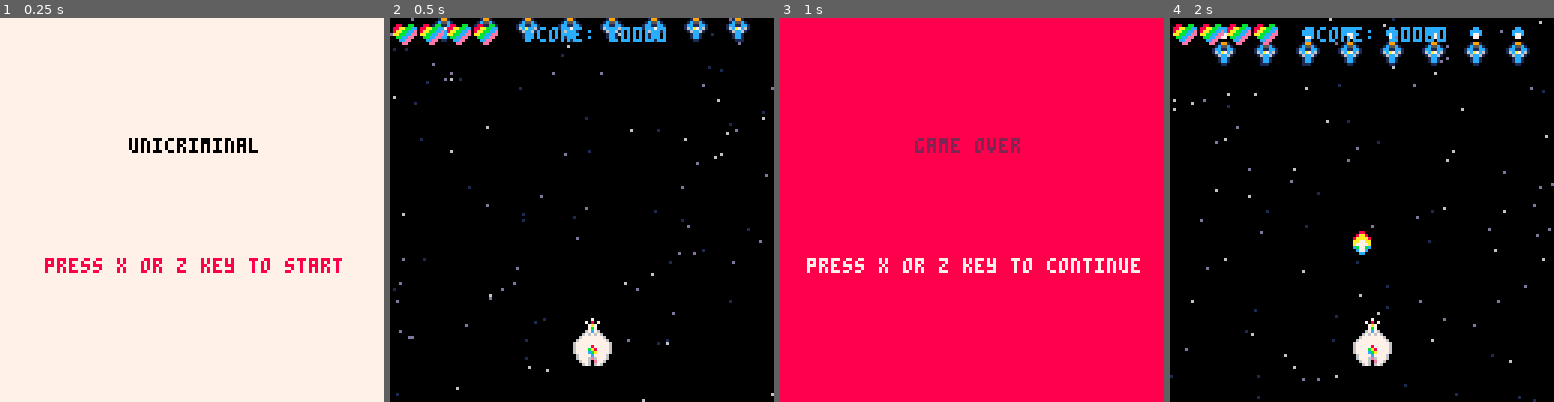
Above: before the commit, frames 1-4 (left to right).
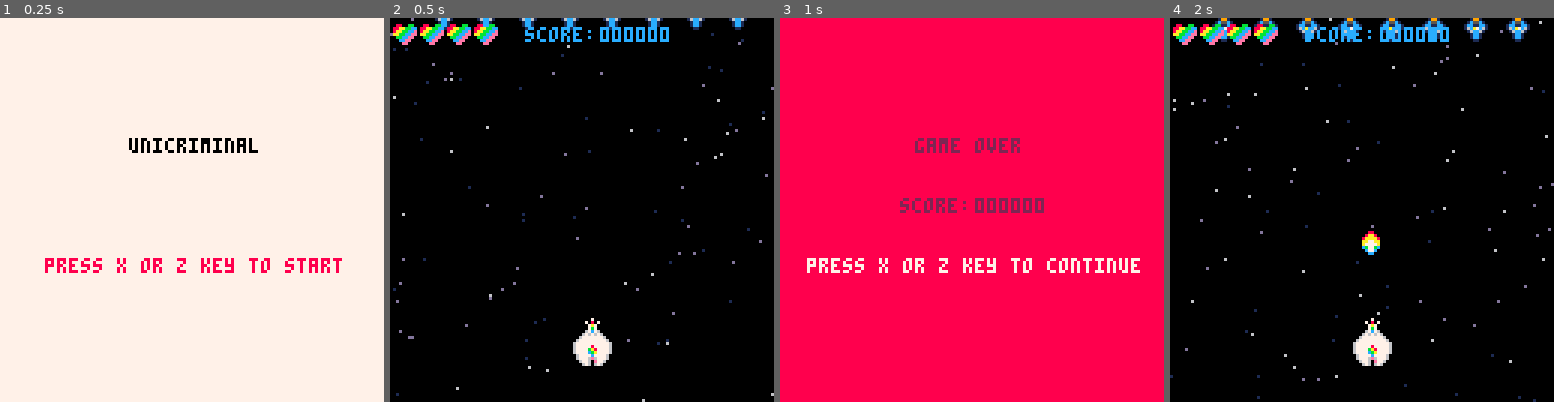
Above: after the commit, the same moments.

Repository: cnakpil/unicriminal
Game: PICO-8 cartridge unicriminal.p8
The game is run twice, just before and just after one commit, with the same random seed, the same clock (stepped at 60 frames per second) and the same inputs.
Inputs:
- Up to frame 1 (0.25 s): no input
- Up to frame 2 (0.5 s): tap X (X key) at 0.33 s
- Up to frame 3 (1 s): tap O (Z key) at 0.7 s
- Up to frame 4 (2 s): tap X (X key) at 1.07, 1.85 s; hold Right from 1.6 s (still down); tap O (Z key) at 1.7 s

Frame 1 is identical in both runs. In frame 2, 1.9% of the frame differs, in the area x 10-94%, y 0-7%; in frame 3, 0.7%; in frame 4, 4.1%, in the area x 10-94%, y 0-62%.

Commit message:
latest build

Diff:
--- a/unicriminal.p8
+++ b/unicriminal.p8
@@ -4,9 +4,10 @@
 ------------- init -------------
 
 anims={
-	default={fr=5,128,130},
-	left={fr=5,132,134},
-	right={fr=5,136,138}
+ default={fr=5,128,130},
+ left={fr=5,132,134},
+ right={fr=5,136,138},
+ fright={fr=5,164,162}
 }
 
 timer=0
@@ -17,6 +18,7 @@
 	-- clear screen
 	cls(0)
 
+	music(5,10,1)
 	mode="start"
 	blink_count=0
 end
@@ -25,31 +27,36 @@
 	blink_count+=1
 
 	if mode=="game" then
-		update_game()
-	elseif mode=="start" then
-		update_start()
-	elseif mode=="over" then
-		update_over()
-	end
+ 	update_game()
+ elseif mode=="start" then
+  update_start()
+ elseif mode=="over" then
+ 	update_over()
+ end
 end
 
 function _draw()
-	if mode=="game" then
-		draw_game()
-	elseif mode=="start" then
-		draw_start()
-	elseif mode=="over" then
-    draw_over()
-	end
+ if mode=="game" then
+ 	draw_game()
+ elseif mode=="start" then
+ 	draw_start()
+ elseif mode=="over" then
+  draw_over()
+ end
 end
 
 function start_game()
 	-- basic variables
 	mode="game"
 	muzzle=0
-	score=10000
+	score1=0
+	score2=0
 	total_lives=4
 	cur_lives=4
+	danger_level = 0 //between 0 and 100
+	level = 0
+	enemyrows = 1
+	spawn_enemy_timer=200
 
 	-- unicorn object
 	uni={}
@@ -61,6 +68,7 @@
 	uni.ghost=false
 	uni.colw=16
 	uni.colh=16
+	uni.dir = "forward"
 
 	-- star object array
 	stars={}
@@ -76,28 +84,22 @@
 	-- bullet object array
 	bullets={}
 
+	-- enemy bullet object array
+	ebullets={}
+
 	-- enemy object array
-	enemies={}
-	for i=0,7 do
-		local new_enemy={}
-		new_enemy.x=14+(i*14)
-		new_enemy.y=-8
-		new_enemy.spr=18
-		new_enemy.fspr=21
-		new_enemy.ghost=false
-		new_enemy.colw=8
-		new_enemy.colh=8
-		new_enemy.hp=1
-		add(enemies,new_enemy)
-	end
+ enemies={}
+ spawn_enemies()
 
 	-- unicorn fart array
 	farts={}
-end
-
+
+end
+-->8
 ------------ update ------------
 
 function update_game()
+
 	-- reset unicorn state
 	uni_reset()
 
@@ -119,6 +121,19 @@
 	-- enemy animations
 	espawn_anim()
 	enemy_anim()
+	if pause_timer <= 80 then
+		pause_timer += 1
+	end
+
+	if spawn_enemy_timer <= 0 then
+		update_difficulty()
+		spawn_enemies()
+		spawn_enemy_timer = 140
+	else
+		spawn_enemy_timer -= 1
+	end
+
+	ebullet_anim()
 
 	-- animate enemy flames
 	flame_anim(enemies,21,24)
@@ -129,14 +144,21 @@
 	-- collisions
 	shoot_enemy()
 	uni_crash()
+	shoot_unicorn()
 
 	-- animate stars
 	animate_stars()
+
+	-- clean up off screen enemies
+	clean()
+
 end
 
 function update_start()
 	if btnp(5) or btnp(4) then
 		start_game()
+		music(0,10,1)
+		pause_timer = 0
 	end
 end
 
@@ -145,36 +167,54 @@
 		mode="start"
 	end
 end
-
+-->8
 ------- update functions -------
 
 function uni_reset()
-	uni.spdx=0
+ uni.spdx=0
 	uni.spdy=0
 	reset_anim()
 end
 
 function uni_move()
-	uni.x+=uni.spdx
+ uni.x+=uni.spdx
 	uni.y+=uni.spdy
 end
 
 function unifart_anim()
-	--TODO
+
+end
+
+function ebullet_anim()
+ for i=#ebullets,1,-1 do
+		--move
+	 local cur_bullet=ebullets[i]
+	 cur_bullet.y-=cur_bullet.spd
+
+	 if cur_bullet.y>128 then
+	 	del(ebullets,cur_bullet)
+	 end
+
+	 --animate
+	 cur_bullet.spr+=1
+		if cur_bullet.spr>72 then
+			cur_bullet.spr=71
+		end
+	end
 end
 
 function bullet_anim()
-	for i=#bullets,1,-1 do
-	--move
-	local cur_bullet=bullets[i]
-	cur_bullet.y-=cur_bullet.spd
-
-	if cur_bullet.y<-8 then
-		del(bullets,cur_bullet)
-	end
-
-	--animate
-	cur_bullet.spr+=1
+ for i=#bullets,1,-1 do
+		--move
+	 local cur_bullet=bullets[i]
+	 cur_bullet.y-=cur_bullet.spd
+
+	 if cur_bullet.y<-8 then
+	 	del(bullets,cur_bullet)
+	 end
+
+	 --animate
+	 cur_bullet.spr+=1
 		if cur_bullet.spr>68 then
 			cur_bullet.spr=66
 		end
@@ -182,67 +222,69 @@
 end
 
 function muzzle_flash()
-	if muzzle>0 then
+ if muzzle>0 then
 		muzzle-=1
 	end
 end
 
 function flame_anim(array,start,limit)
-	for i=#array,1,-1 do
+ for i=#array,1,-1 do
 		cur_obj=array[i]
 		cur_obj.fspr+=1
-		if cur_obj.fspr>limit then
-			cur_obj.fspr=start
-		end
+			if cur_obj.fspr>limit then
+				cur_obj.fspr=start
+			end
 	end
 end
 
 function enemy_anim()
-	for cur_enemy in all(enemies) do
-		-- TODO
-		-- move enemy ship left and right
-		-- change sprite based on motion
+ for cur_enemy in all(enemies) do
+	 -- move enemy ship left and right
+	 -- change sprite based on motion
 	end
 end
 
 function espawn_anim()
-	for enemy in all(enemies) do
-		if enemy.y<20 then
-			enemy.y+=2
-		end
-		if enemy.y>=20 then
-			enemy.y+=1
-		end
-	end
-end
-
+ for enemy in all(enemies) do
+	 if pause_timer <= 80 then
+		  if enemy.y<=20+enemy.wave*15  then
+		   enemy.y+=1
+		  end
+		else
+			enemy.y += 1
+	 end
+ end
+end
+-->8
 ----------- controls -----------
 
 function controls()
 	if btnp(0) then
-		sidestep("left",-4)
+	 sidestep("left",-4)
 	end
 	if btnp(1) then
 		sidestep("right",4)
 	end
 	if btnp(5) then
-		load_bullet()
+	 load_bullet()
 		sfx(0)
 		muzzle=4
 	end
 	if btnp(4) then
 		mode="over"
+		music(5,5,1)
 	end
 end
 
 function sidestep(dir,spd)
-	uni.spdx=spd
-	if uni.animindex>2 then
-		uni.animindex=1
-	end
-	uni.spr=anims[dir][uni.animindex]
-	uni.animindex+=1
-	timer=6
+		uni.spdx=spd
+ 	if uni.animindex>2 then
+	 	uni.animindex=1
+	 end
+	 uni.spr=anims[dir][uni.animindex]
+	 uni.animindex+=1
+	 timer=6
+	 uni.dir = dir
 end
 
 function reset_anim()
@@ -251,9 +293,10 @@
 		timer-=1
 	end
 	if timer==0 then
+		uni.dir = "foreward"
 		uniframe+=1
 		if uni.animindex>2 then
-	 		uni.animindex=1
+	 	uni.animindex=1
 		end
 		if uniframe%3==0 then
 			uni.spr=anims["default"][uni.animindex]
@@ -262,10 +305,36 @@
 	end
 end
 
+function load_ebullet(enemy)
+ local new_bullet={}
+
+	new_bullet.x=enemy.x
+	new_bullet.y=enemy.y
+
+	new_bullet.spd=-3
+	new_bullet.spr=71
+	new_bullet.colw=8
+	new_bullet.colh=8
+	new_bullet.dmg=1
+	new_bullet.sy=4
+	add(ebullets,new_bullet)
+end
+
 function load_bullet()
-	local new_bullet={}
-	new_bullet.x=uni.x
-	new_bullet.y=uni.y-3.5
+ local new_bullet={}
+ if uni.dir == "left" then
+ 	new_bullet.x=uni.x - 5
+		new_bullet.y=uni.y-3.5
+ end
+ if uni.dir == "right" then
+ 	new_bullet.x=uni.x + 17
+		new_bullet.y=uni.y-3.5
+ end
+ if uni.dir == "foreward" then
+ 	new_bullet.x=uni.x+3
+		new_bullet.y=uni.y-3.5
+ end
+
 	new_bullet.spd=5
 	new_bullet.spr=065
 	new_bullet.colw=8
@@ -283,117 +352,168 @@
 		uni.x=0
 	end
 end
-
+-->8
 ---------- collisions -----------
 
 --collision enemy+unibullets
 function shoot_enemy()
-	for enemy in all(enemies) do
-		for bullet in all(bullets) do
-			if col(enemy,bullet) then
-				del(bullets,bullet)
-				sfx(1)
-				enemy.hp-=1
-			end
-			if enemy.hp<=0 then
-				kill(enemy)
-			end
+	-- pause collision calc if pause
+ if pause_timer >80 then
+		for enemy in all(enemies) do
+		 for bullet in all(bullets) do
+		  if col(enemy,bullet) then
+		   del(bullets,bullet)
+		   sfx(1)
+		   enemy.hp-=1
+		  end
+		  if enemy.hp<=0 then
+		   	if enemy.etype == 1 then
+							update_score(1)
+						elseif enemy.etype == 2 then
+							update_score(5)
+						end
+		   kill(enemy)
+		  end
+		 end
 		end
 	end
 end
 
 --collision enemy+unicorn
 function uni_crash()
-	for enemy in all(enemies) do
-		if col(enemy,uni) then
-			sfx(1)
-			enemy.hp-=1
-			cur_lives-=1
-		end
-		if enemy.hp<=0 then
-			kill(enemy)
-		end
-		if cur_lives<=0 then
-			mode="over"
-		end
-	end
+ for enemy in all(enemies) do
+  if col(enemy,uni) then
+   sfx(1)
+   enemy.hp-=1
+   cur_lives-=1
+  end
+  if enemy.hp<=0 then
+   kill(enemy)
+  end
+  if cur_lives<=0 then
+   mode="over"
+   music(5,5)
+  end
+ end
 end
 
 --collision ebullets+unicorn
---TODO
+function shoot_unicorn()
+	-- pause collision calc if pause
+	 for ebullet in all(ebullets) do
+	  if col(ebullet,uni) then
+	   del(ebullets,ebullet)
+	   sfx(1)
+	   cur_lives-=1
+	  end
+	  if cur_lives<=0 then
+  		mode="over"
+  		music(5,5)
+			end
+		end
+end
 
 --kill enemy
 function kill(enemy)
-	del(enemies,enemy)
-	--TODO
-	--explode sound
-	--explode animation
+ del(enemies,enemy)
+ --explode sound
+ --explode animation
 end
 
 --detect collisions
 --returns bool
 function col(a,b)
-	if a.ghost or b.ghost then
-		return false
-	end
-
-	local a_left=a.x
-	local a_top=a.y
-	local a_right=a.x+a.colw-1
-	local a_bottom=a.y+a.colh-1
-
-	local b_left=b.x
-	local b_top=b.y
-	local b_right=b.x+b.colw-1
-	local b_bottom=b.y+b.colh-1
-
-	if a_top>b_bottom then
-		return false end
-	if b_top>a_bottom then
-		return false end
-	if a_left>b_right then
-		return false end
-	if b_left>a_right then
-		return false end
-
-	return true
-end
-
+ if a.ghost or b.ghost then
+  return false
+ end
+
+ local a_left=a.x
+ local a_top=a.y
+ local a_right=a.x+a.colw-1
+ local a_bottom=a.y+a.colh-1
+
+ local b_left=b.x
+ local b_top=b.y
+ local b_right=b.x+b.colw-1
+ local b_bottom=b.y+b.colh-1
+
+ if a_top>b_bottom then
+ 	return false end
+ if b_top>a_bottom then
+ 	return false end
+ if a_left>b_right then
+ 	return false end
+ if b_left>a_right then
+ 	return false end
+
+ return true
+end
+-->8
 ------------- draw -------------
 
--- Draw game loop
 function draw_game()
 	cls(0)
 	starfield()
+	local eshoot
 
 	-- draw unicorn
 	spr(uni.spr,uni.x,uni.y,2,2)
 
+	-- draw fart
+	//draw_fart()
+
 	-- draw bullets
 	for bullet in all(bullets) do
-		draw_spr(bullet)
-	end
+	 draw_spr(bullet)
+	end
+
+	for ebullet in all(ebullets) do
+	 draw_spr(ebullet)
+	end
+
 
 	-- draw enemies
 	for enemy in all(enemies) do
-		draw_spr(enemy)
-		spr(enemy.fspr,
-			enemy.x,
-			enemy.y-8)
+	 draw_spr(enemy)
+	 spr(enemy.fspr,
+	 				enemy.x,
+	 				enemy.y-8)
+	 if pause_timer >=80 then
+		 eshoot = rnd(100)
+			if eshoot <= 0.7 then //set to 50 for accurate american police experience
+				if enemy.y <= 64 then
+					load_ebullet(enemy)
+				end
+			end
+		end
 	end
 
 	-- muzzle flash
 	if muzzle>0 then
-		circfill(uni.x+3,
-		uni.y-2,
-		muzzle,
-		7)
-	end
-
-	--TODO
-	-- remove placeholder when actually tracking score
-	-- 32767 is the biggest number
-	print("score: "..score,45,3,12)
+		if uni.dir == "left" then
+			circfill(uni.x - 3,
+												uni.y-2,
+												muzzle,
+												7)
+		end
+		if uni.dir == "right" then
+			circfill(uni.x+19,
+												uni.y-2,
+												muzzle,
+												7)
+		end
+		if uni.dir == "foreward" then
+			circfill(uni.x+7,
+												uni.y-2,
+												muzzle,
+												7)
+		end
+	end
+
+	-- 999999 is the biggest number
+	print("score: ",45,3,12)
+	print(pad(""..score2),70,3,12)
+	print(pad(""..score1),82,3,12)
 
 	-- draw hearts
 	for i=1,total_lives do
@@ -405,34 +525,54 @@
 	end
 end
 
--- Draw start screen
 function draw_start()
 	cls(7)
 	print("unicriminal",43,40,0)
 	print("press x or z key to start",15,80,blink())
 end
 
--- Draw game over screen
 function draw_over()
  cls(8)
 	print("game over",45,40,2)
+	print("score:",40,60,2)
+	print(pad(""..score2),65,60,2)
+	print(pad(""..score1),77,60,2)
 	print("press x or z key to continue",9,80,7)
 end
 
+function draw_spr(new_spr)
+	spr(new_spr.spr,
+					new_spr.x,
+					new_spr.y)
+end
+
+function draw_fart()
+	if uni.dir == "foreward" then
+	elseif uni.dir == "right" then
+		spr(anims['fright'][uni.animindex],uni.x-16,uni.y,2,2)
+	elseif uni.dir == "left" then
+		spr(162,uni.x+16,uni.y,2,2)
+	end
+end
+
+function print_test()
+
+end
+-->8
 -------- misc functions --------
 
 function starfield()
 	for i=1,#stars do
-		local cur_star=stars[i]
-
-		if cur_star.spd<1 then
-			cur_star.color=1
-		elseif cur_star.spd<1.5 then
+	 local cur_star=stars[i]
+
+	 if cur_star.spd<1 then
+	 	cur_star.color=1
+	 	elseif cur_star.spd<1.5 then
 			cur_star.color=13
 		end
 		pset(cur_star.x,
-			 cur_star.y,
-			 cur_star.color)
+							cur_star.y,
+							cur_star.color)
 	end
 end
 
@@ -441,137 +581,369 @@
 		local cur_star=stars[i]
 		cur_star.y+=cur_star.spd
 		if cur_star.y>128 then
-			cur_star.y-=128
+		 cur_star.y-=128
 		end
 	end
 end
 
 function blink()
 	local b_anim={8,8,8,8,8,8,8,8,
-				 8,8,8,8,8,8,8,8,
-				 9,9,9,9,9,9,9,9,
-				 9,9,9,9,9,9,9,9,
-				 11,11,11,11,11,11,
-				 11,11,11,11,11,
-				 11,11,11,11,11,
-				 12,12,12,12,12,12,
-				 12,12,12,12,12,
-				 12,12,12,12,12,
-				 13,13,13,13,13,13,
-				 13,13,13,13,13,
-				 13,13,13,13,13}
+															8,8,8,8,8,8,8,8,
+															9,9,9,9,9,9,9,9,
+															9,9,9,9,9,9,9,9,
+															11,11,11,11,11,11,
+															11,11,11,11,11,
+															11,11,11,11,11,
+															12,12,12,12,12,12,
+															12,12,12,12,12,
+															12,12,12,12,12,
+															13,13,13,13,13,13,
+															13,13,13,13,13,
+															13,13,13,13,13}
 	if blink_count>=#b_anim then
 		blink_count=1
 	end
 	return blink_count
 end
 
-function draw_spr(new_spr)
-	spr(new_spr.spr,
-		new_spr.x,
-		new_spr.y)
-end
-
 function spawn_enemies()
---TODO
-end
-…(100 lines of a section not shown)…
+	local espr
+	local efspr
+	local hp
+	local edang
+	local etype
+
+
+	for j = 0,enemyrows do
+		for i=0,7 do
+			edang = randi(100)
+		 if edang>=danger_level then
+		  espr=18
+		  efspr=21
+		  hp=1
+		  etype = 1
+		 else
+		  espr=34
+		  efspr=37
+		  hp=2
+		  etype = 2
+		 end
+
+		 local new_enemy={}
+			--randomize location
+			new_enemy.x=14+(i*14)
+			new_enemy.y=-8 - ((enemyrows-j)*15)
+			new_enemy.spr=espr
+			new_enemy.fspr=efspr
+			new_enemy.ghost=false
+			new_enemy.colw=8
+			new_enemy.colh=8
+			new_enemy.hp=hp
+			new_enemy.wave = j
+			new_enemy.etype = etype
+			add(enemies,new_enemy)
+		end
+	end
+end
+
+-- delete any enemies off screen --
+function clean()
+ for i=#enemies,1,-1 do
+		--move
+	 local cur_enemy=enemies[i]
+
+	 if cur_enemy.y>128 then
+	 	del(enemies,cur_enemy)
+	 end
+	end
+end
+
+-- hacky way to add padding to strings--
+-- trying to do recursion made a mem leak--
+function pad(string)
+		if #string ==3 then return string
+		elseif #string ==2 then return "0"..string
+		elseif #string ==1 then return "00"..string
+		elseif #string == 0 then return "000"
+	end
+end
+
+-- add points to score
+function update_score(points)
+	score1 += points
+	if score1 >= 999 then
+		score1 -= 999
+		score2 += 1
+	end
+end
+
+-- adjust difficulty of game
+-- based on score
+function update_difficulty()
+	if score1 >= 50 and enemyrows < 5 then
+			enemyrows += 1
+	end
+	if danger_level <100 then
+		if flr(score1/30) > level  then
+			danger_level += 5
+			level +=1
+		end
+	end
+end
+
+-- return a random integer between 0 and h
+function randi(h)
+	return flr(rnd(h))
+end
+…(252 lines of a section not shown)…
Not shown, changed: 197 lines of the sprite sheet (__gfx__) section of unicriminal.p8
Not shown, changed: the thumbnail (__label__) section of unicriminal.p8
Not shown, changed: the music (__music__) section of unicriminal.p8
Not shown, changed: the sound effects (__sfx__) section of unicriminal.p8
